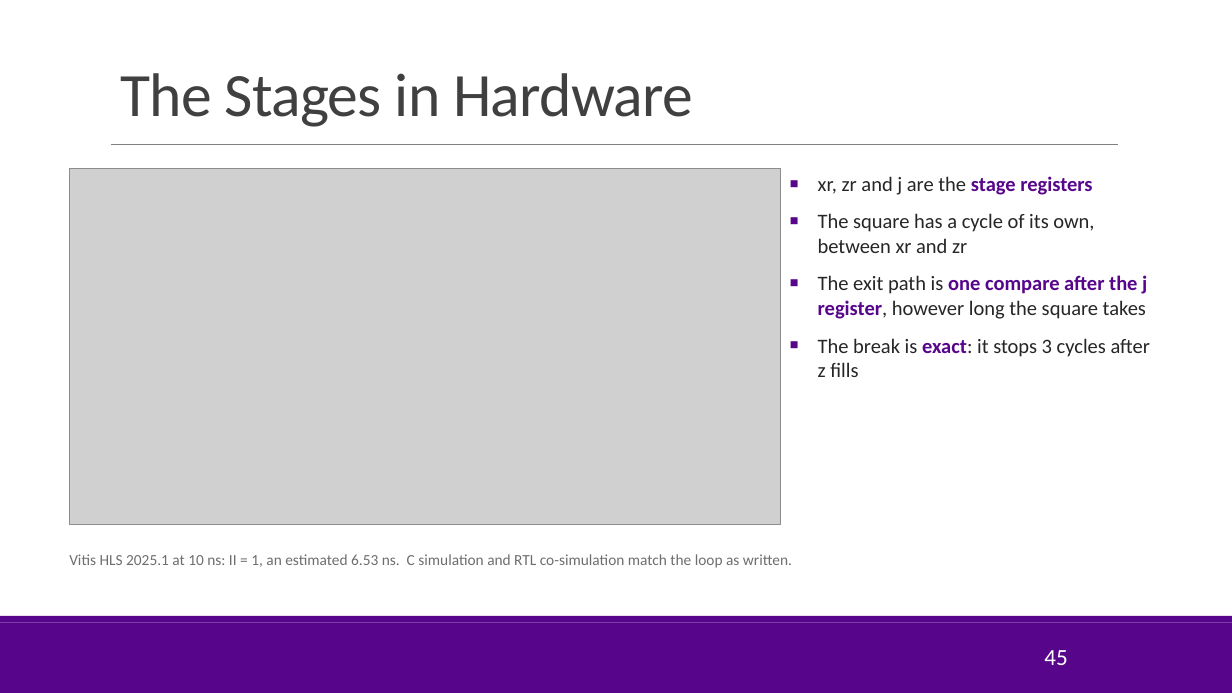
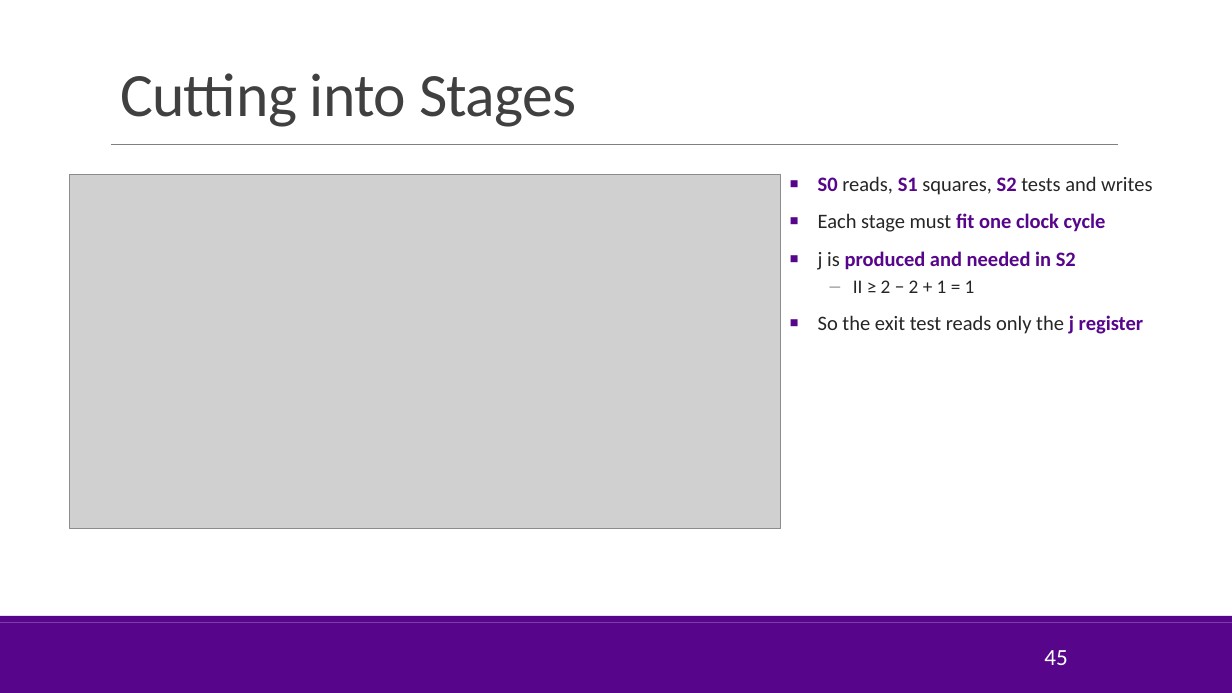
Before and after one commit to sdrangan/hwdesign, a slide deck: slide 45 of units/unit07_loopopt/loopopt.pptx. Drawn at 1232x693 pixels with LibreOffice and Linux fonts; fonts in the diff are those of the drawing; grey boxes stand for pictures; background and template pictures are left out. Boxes give left, top, right and bottom in pixels: in the first picture for what was removed or moved away, otherwise in the second. Text is boxed around its words. In the diff, an @@ line names an element or a change of style, - is before the commit and + after.

```diff
--- a/units/unit07_loopopt/loopopt.pptx
+++ b/units/unit07_loopopt/loopopt.pptx
@@ title at [120, 73, 577, 127]: text changed @@
-The Stages in Hardware
+Cutting into Stages
@@ picture: place and size @@
-picture at [69, 168, 781, 524]
+picture at [69, 174, 781, 528]
@@ text at [818, 176, 1152, 334]: text changed @@
-■ xr, zr and j are the stage registers
-■ The square has a cycle of its own, between xr and zr
-■ The exit path is one compare after the j register, however long the square takes
-■ The break is exact: it stops 3 cycles after z fills
+■ S0 reads, S1 squares, S2 tests and writes
+■ Each stage must fit one clock cycle
+■ j is produced and needed in S2
+– II ≥ 2 − 2 + 1 = 1
+■ So the exit test reads only the j register
@@ text removed at [69, 554, 792, 568] @@
-Vitis HLS 2025.1 at 10 ns: II = 1, an estimated 6.53 ns. C simulation and RTL co-simulation match the loop as written.
```
Also in this commit, not shown: 4 slides added, 1 slide removed, 6 other files.
